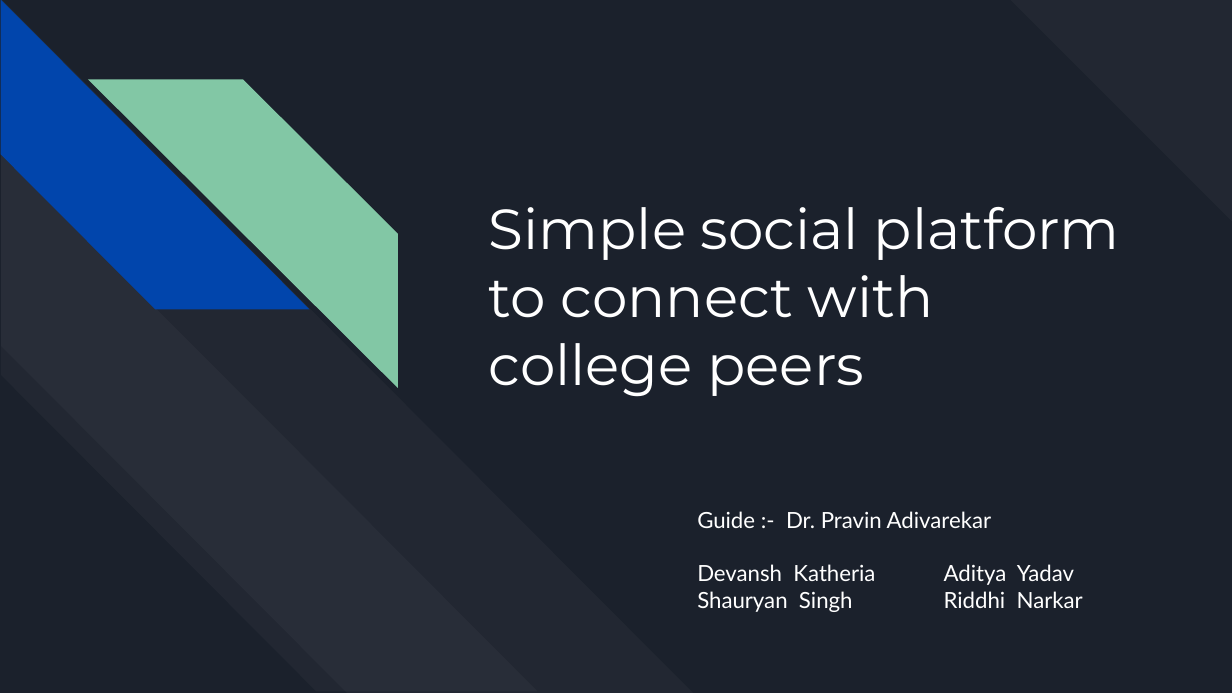
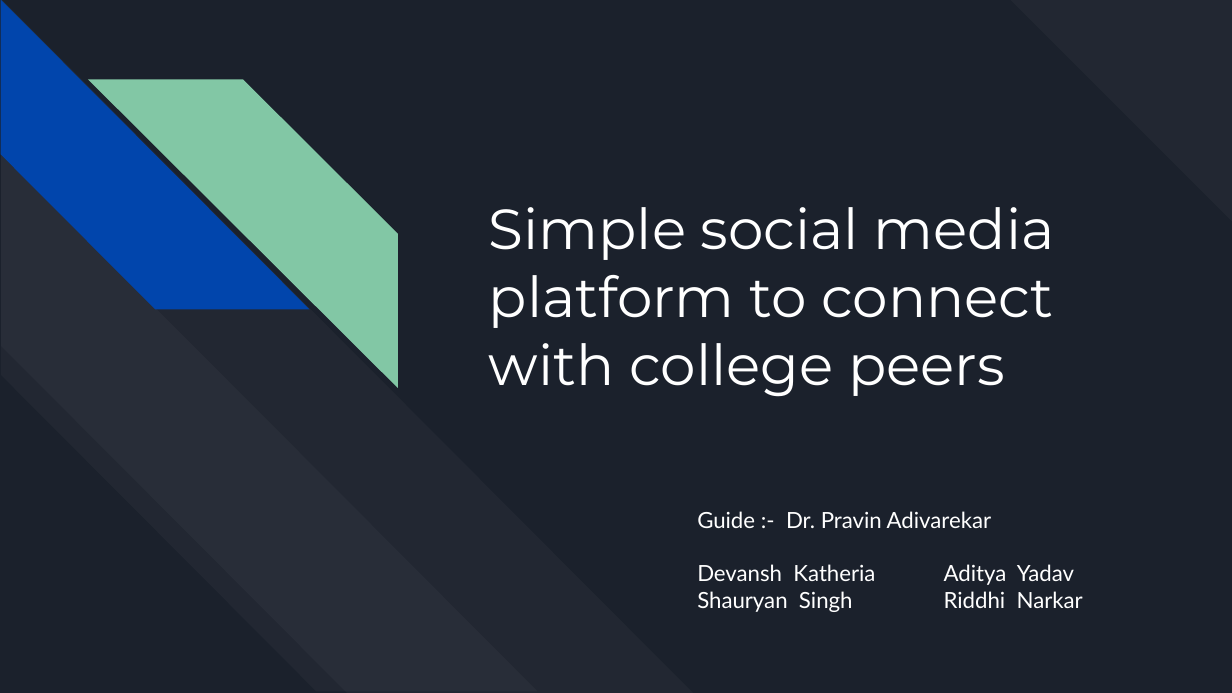
Before and after one commit to riddhi-narkar/connecture, a slide deck: slide 1 of docs/Mini Project grp 10.pptx. Drawn at 1232x693 pixels with LibreOffice and Linux fonts; fonts in the diff are those of the drawing. Boxes give left, top, right and bottom in pixels: in the first picture for what was removed or moved away, otherwise in the second. Text is boxed around its words. In the diff, an @@ line names an element or a change of style, - is before the commit and + after.

Commit message:
updated pptx

```diff
--- a/docs/Mini Project grp 10.pptx
+++ b/docs/Mini Project grp 10.pptx
@@ title at (489, 207, 1055, 397): text changed @@
-Simple social platform to connect with college peers
+Simple social media platform to connect with college peers
```
Also in this commit, not shown: 1 other file.
